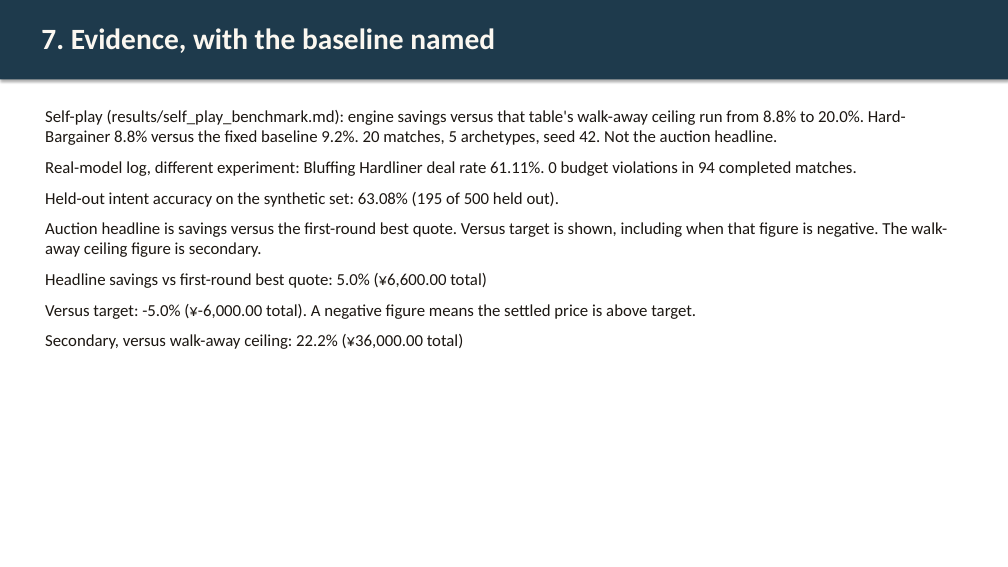
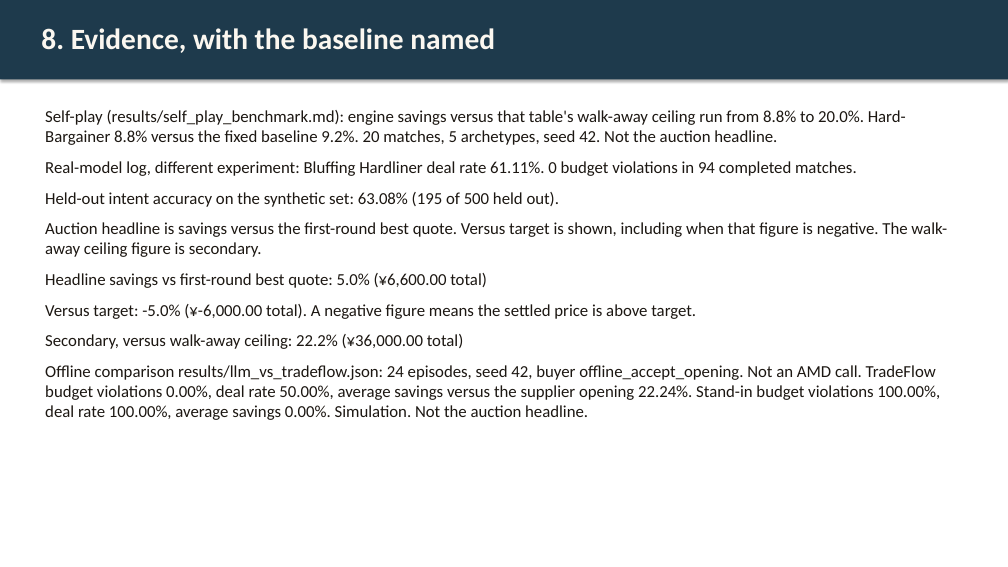
Before and after one commit to Fu93/tradeflow-ai, a slide deck: slide 8 of results/pitch.pptx (slide 7 before the commit). Drawn at 1008x567 pixels with LibreOffice and Linux fonts; fonts in the diff are those of the drawing. Boxes give left, top, right and bottom in pixels: in the first picture for what was removed or moved away, otherwise in the second. Text is boxed around its words. In the diff, an @@ line names an element or a change of style, - is before the commit and + after.

```diff
--- a/results/pitch.pptx
+++ b/results/pitch.pptx
@@ text at bbox=[41, 28, 495, 53]: text changed @@
-7. Evidence, with the baseline named
+8. Evidence, with the baseline named
@@ text at bbox=[45, 365, 940, 420]: paragraph added @@
+Offline comparison results/llm_vs_tradeflow.json: 24 episodes, seed 42, buyer offline_accept_opening. Not an AMD call. TradeFlow budget violations 0.00%, deal rate 50.00%, average savings versus the supplier opening 22.24%. Stand-in budget violations 100.00%, deal rate 100.00%, average savings 0.00%. Simulation. Not the auction headline.
```
Also in this commit, not shown: 6 other slides changed, 1 slide added, 35 other files.
